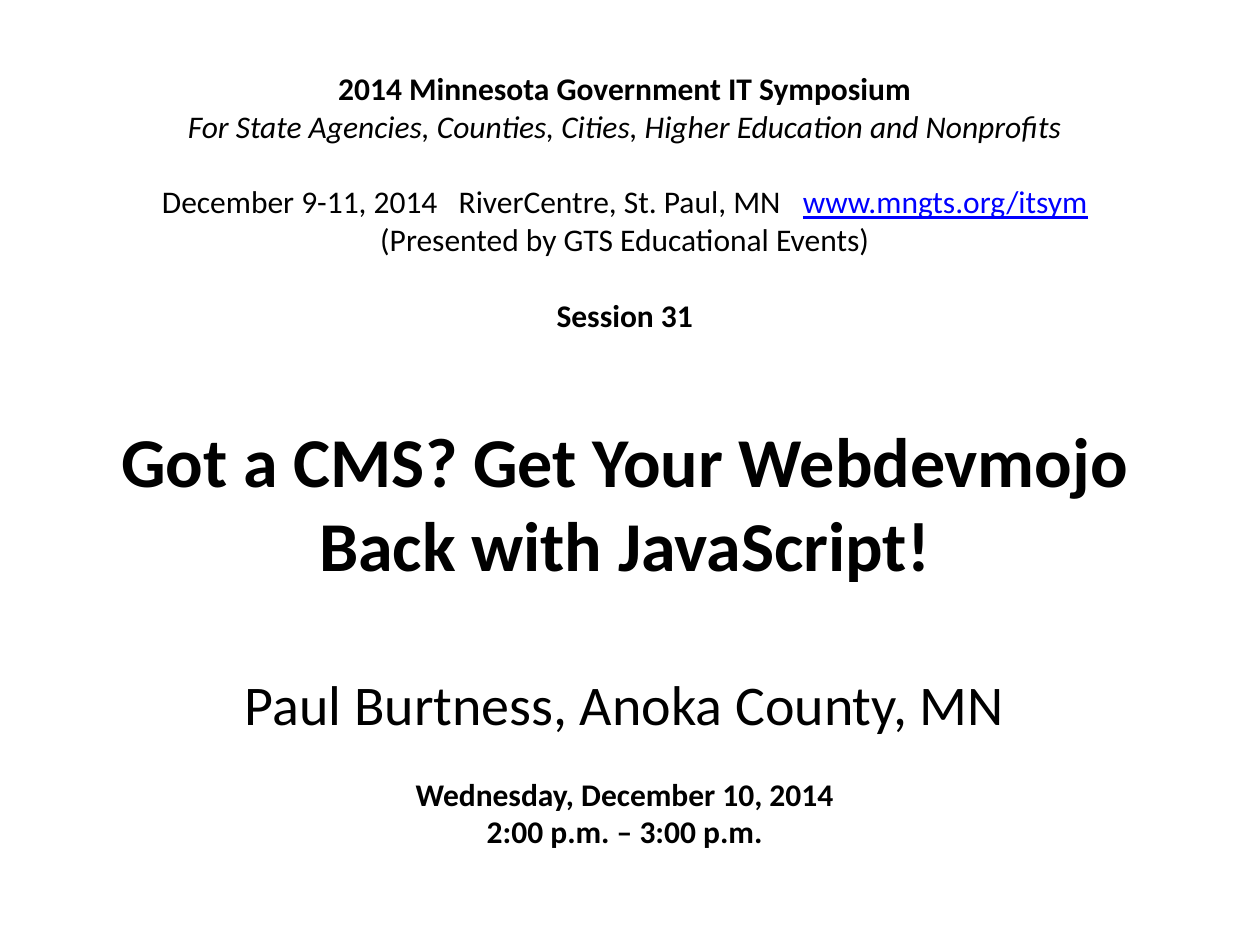
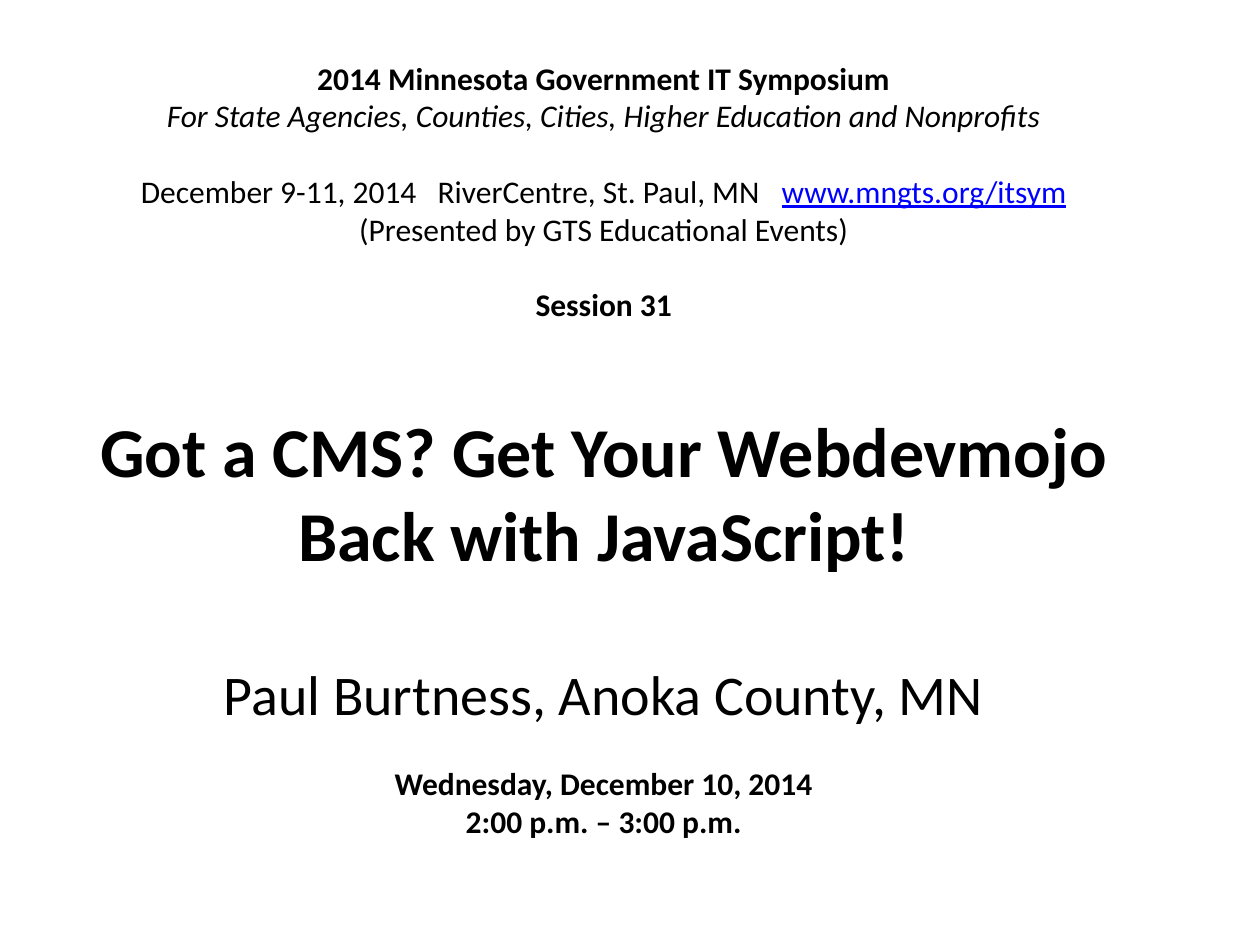
Before and after one commit to paul-burtness/webdevmojo, a slide deck: slide 1 of webdevmojo.pptx. Drawn at 1260x945 pixels with LibreOffice and Linux fonts; fonts in the diff are those of the drawing. Boxes give left, top, right and bottom in pixels: in the first picture for what was removed or moved away, otherwise in the second. Text is boxed around its words. In the diff, an @@ line names an element or a change of style, - is before the commit and + after.

Commit message:
Accessibility Changes to pptx

```diff
--- a/webdevmojo.pptx
+++ b/webdevmojo.pptx
@@ text "2014 Minnesota Government IT Symposium": place and size @@
-text "2014 Minnesota Government IT Symposium" at box(121, 78, 1128, 848)
+text "2014 Minnesota Government IT Symposium" at box(100, 68, 1107, 838)
```
